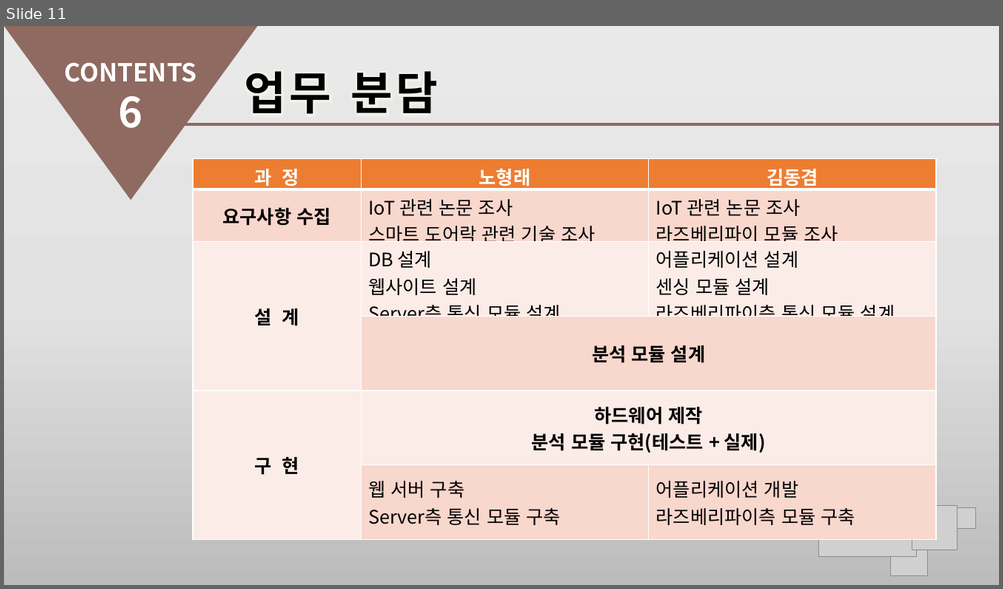
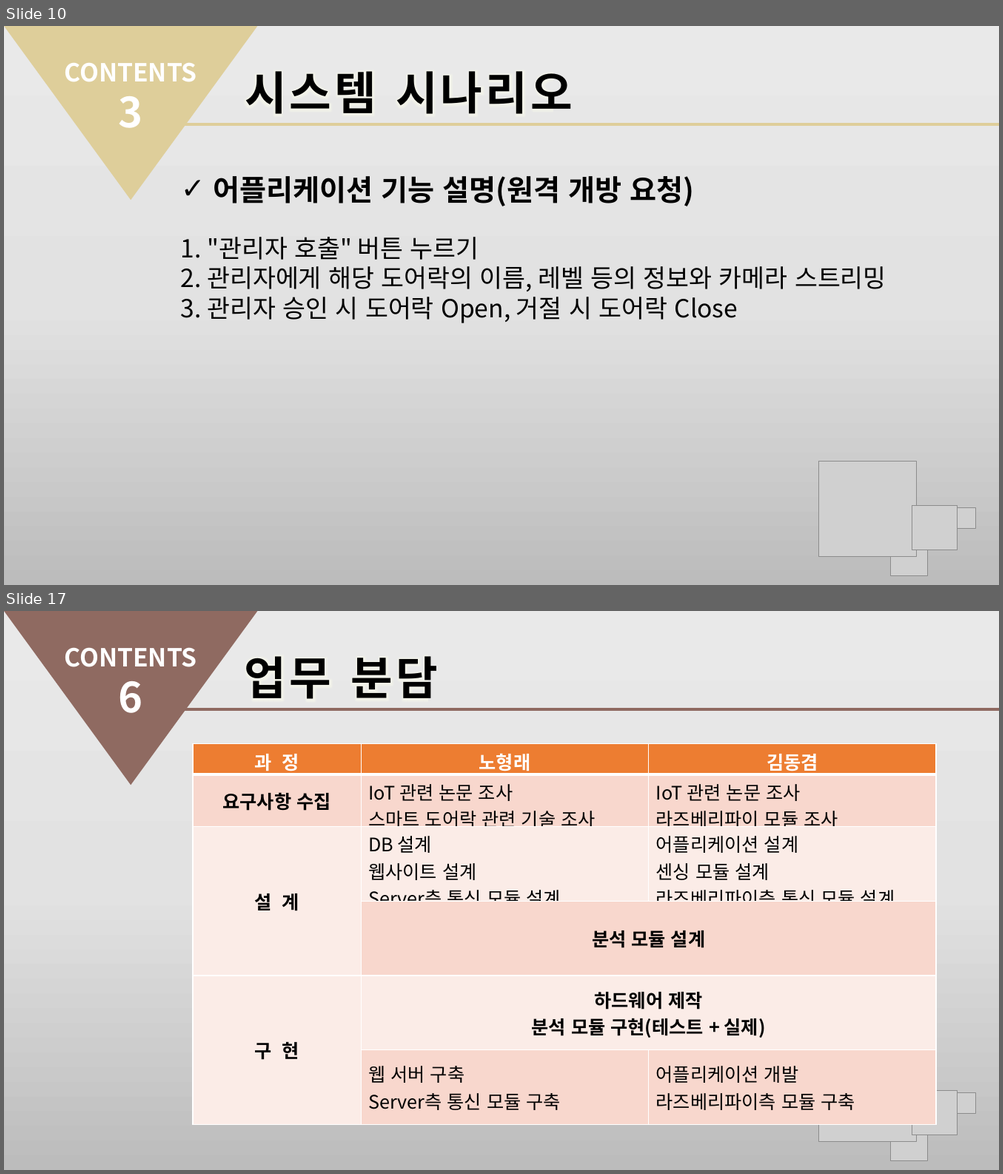
Before and after one commit to hrnoh/graduate_proj, a slide deck: 종합설계_제안서(2차).pptx. Shown one above the other, each under a label of ours: slide 11 before the commit, slides 10 and 17 after it; the slides between them are not shown. The pictures are 1003x589 and 1003x1174 pixels, drawn with LibreOffice and Linux fonts; fonts in the diff are those of the drawing; grey boxes stand for pictures; background and template pictures are left out. Boxes give left, top, right and bottom in pixels: in the first picture for what was removed or moved away, otherwise in the second. Text is boxed around its words. In the diff, an @@ line names an element or a change of style, - is before the commit and + after.

```diff
--- a/종합설계_제안서(2차).pptx
+++ b/종합설계_제안서(2차).pptx
@@ slide 10 added at (4,26,999,585), background gradient #EBEAEA to #E4E3E3 to #BDBCBC @@
@@ triangle added at (4,26,258,200), fill #DECE9A @@
@@ text added at (64,63,197,128), 24 pt, text #FFFFFF, bold @@
+CONTENTS
+3
@@ text added at (244,71,572,114), 44 pt, text #000000, bold @@
+시스템 시나리오
@@ line added from (184, 124) to (999, 124), #DECE9A 3 pt @@
@@ text added at (213,176,694,207), 28 pt, text #000000, bold @@
+✓ 어플리케이션 기능 설명(원격 개방 요청)
@@ text added at (181,237,886,323), 24 pt, text #000000 @@
+1. "관리자 호출" 버튼 누르기
+2. 관리자에게 해당 도어락의 이름, 레벨 등의 정보와 카메라 스트리밍
+3. 관리자 승인 시 도어락 Open, 거절 시 도어락 Close
@@ group added at (819,462,976,576): 4 pictures @@
@@ what was slide 11 is now slide 17 @@
```
Also in this commit, not shown: 8 slides changed, 11 other slides added, 3 slides removed.
